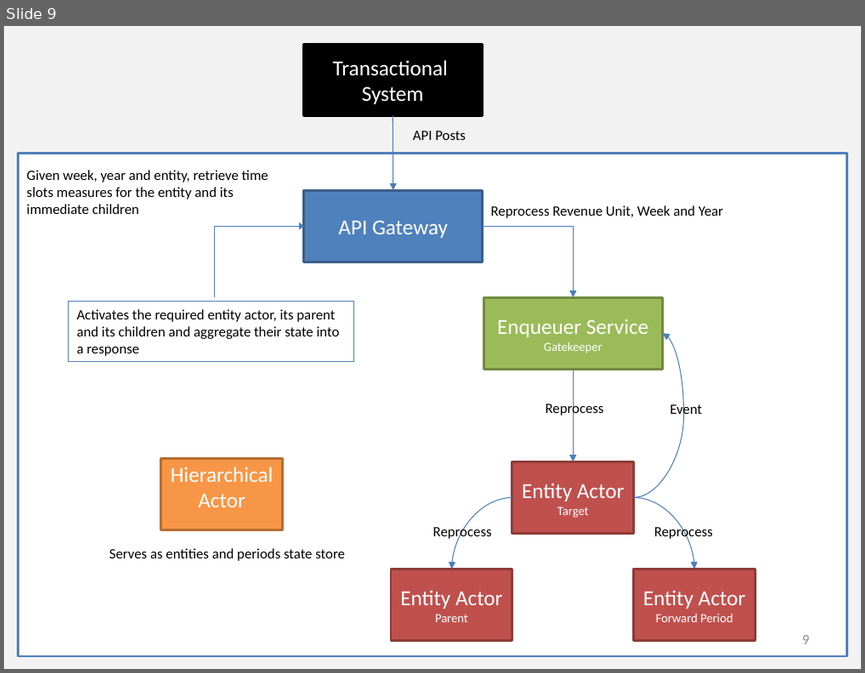
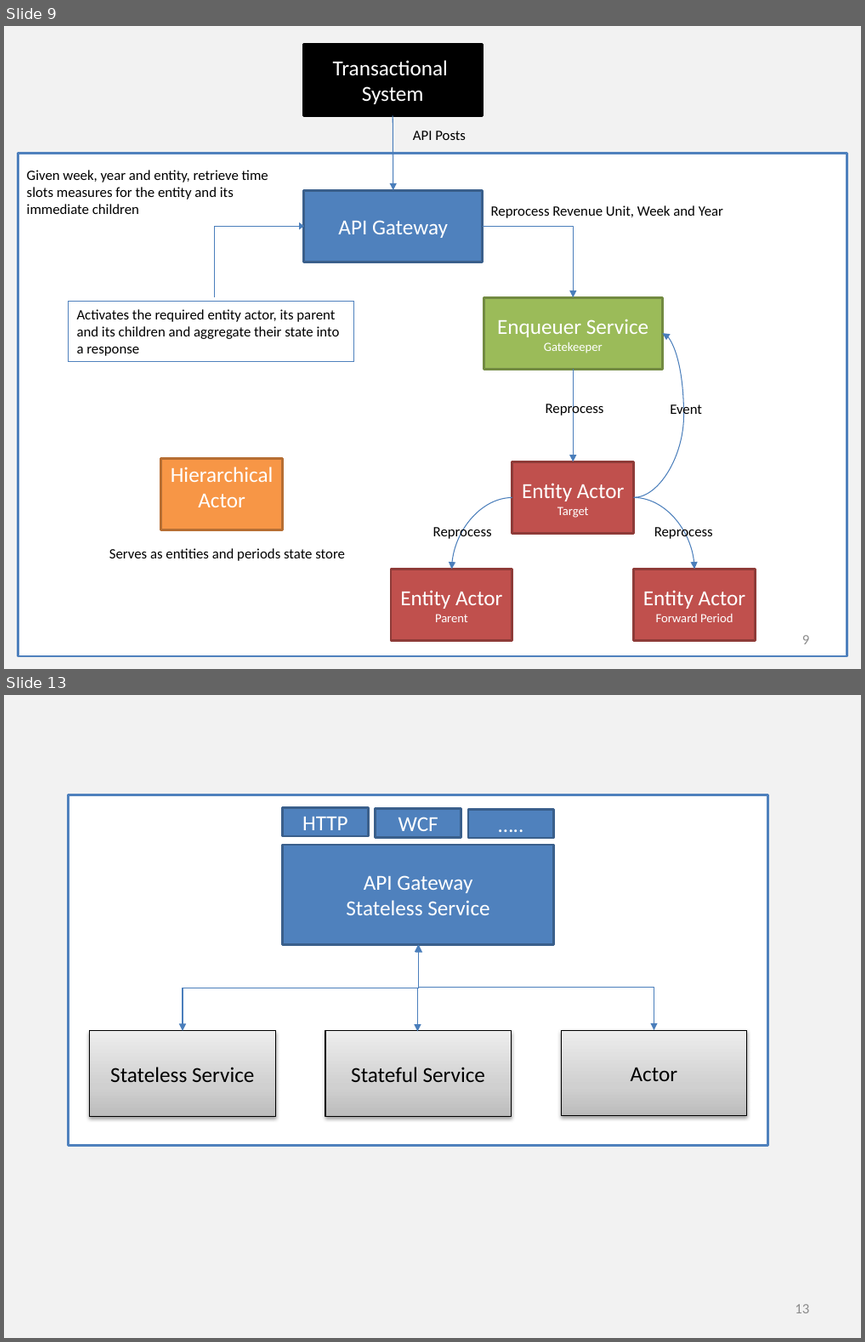
Before and after one commit to khaledhikmat/khaledhikmat.github.io, a slide deck: illustrations/illustrations.pptx. Shown one above the other, each under a label of ours: slide 9 before the commit, slides 9 and 13 after it; the slides between them are not shown. The pictures are 865x673 and 865x1342 pixels, drawn with LibreOffice and Linux fonts; fonts in the diff are those of the drawing. Boxes give left, top, right and bottom in pixels: in the first picture for what was removed or moved away, otherwise in the second. Text is boxed around its words. In the diff, an @@ line names an element or a change of style, - is before the commit and + after.

```diff
--- a/illustrations/illustrations.pptx
+++ b/illustrations/illustrations.pptx
@@ slide 13 added at bbox=[4, 695, 861, 1338], background #F2F2F2 @@
@@ rectangle added at bbox=[69, 795, 768, 1145], fill #FFFFFF, outline #4F81BD 2 pt @@
@@ rectangle added at bbox=[283, 807, 368, 835], fill #4F81BD, outline #3A5F8C 2 pt, 18 pt, text #FFFFFF @@
+HTTP
@@ rectangle added at bbox=[375, 809, 460, 837], fill #4F81BD, outline #3A5F8C 2 pt, 18 pt, text #FFFFFF @@
+WCF
@@ rectangle added at bbox=[468, 809, 554, 837], fill #4F81BD, outline #3A5F8C 2 pt, 18 pt, text #FFFFFF @@
+…..
@@ rectangle added at bbox=[283, 845, 554, 945], fill #4F81BD, outline #3A5F8C 2 pt, 18 pt, text #FFFFFF @@
+API Gateway
+Stateless Service
@@ elbow double arrow added from (418, 944) to (182, 1031), #4B7EBC 0.75 pt @@
@@ elbow double arrow added from (418, 944) to (653, 1030), #4B7EBC 0.75 pt @@
@@ elbow double arrow added from (419, 945) to (418, 1031), #4B7EBC 0.75 pt @@
@@ rectangle added at bbox=[90, 1031, 276, 1117], fill gradient #BDBDBD to #D1D1D1 to #EEEEEE, outline #000000 0.75 pt, 18 pt, text #000000 @@
+Stateless Service
@@ rectangle added at bbox=[325, 1031, 511, 1117], fill gradient #BDBDBD to #D1D1D1 to #EEEEEE, outline #000000 0.75 pt, 18 pt, text #000000 @@
+Stateful Service
@@ rectangle added at bbox=[561, 1030, 747, 1116], fill gradient #BDBDBD to #D1D1D1 to #EEEEEE, outline #000000 0.75 pt, 18 pt, text #000000 @@
+Actor
@@ page number added at bbox=[794, 1304, 809, 1313], 12 pt, text #8C8C8C @@
+13
```
Also in this commit, not shown: 3 other slides added, 14 other files.
